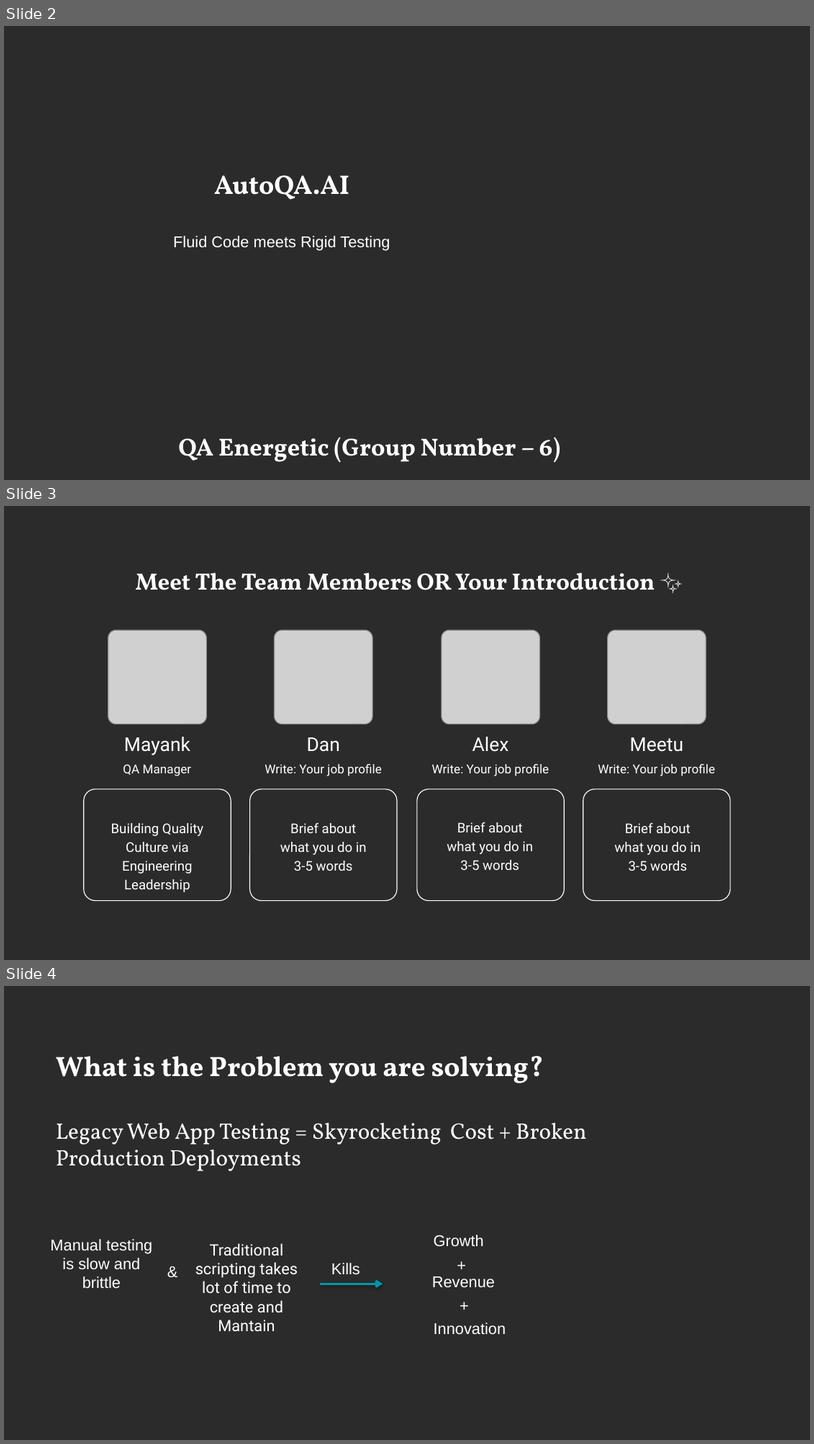
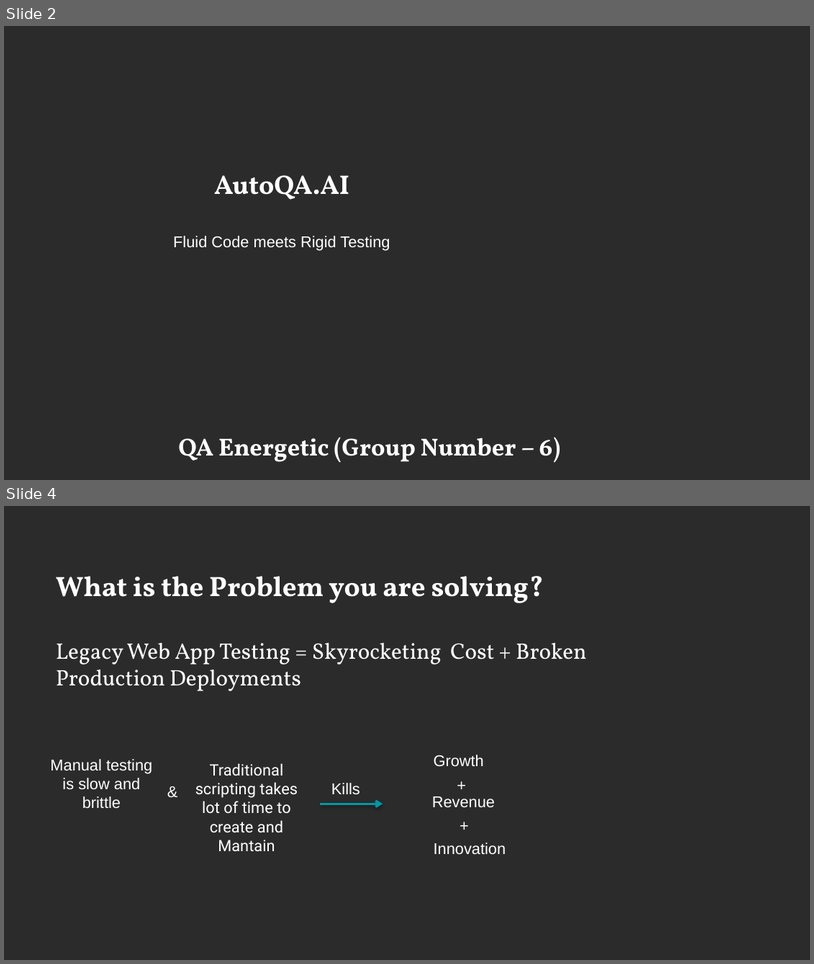
Before and after one commit to MeeruChandra/OutSkillCapstone, a slide deck: QA Energetic-GEF C4 - Pitch Deck Template.pptx. Shown one above the other, each under a label of ours: slides 2, 3 and 4 before the commit, slides 2 and 4 after it; the slides between them are not shown. The pictures are 814x1444 and 814x964 pixels, drawn with LibreOffice and Linux fonts; fonts in the diff are those of the drawing; grey boxes stand for pictures; background and template pictures are left out; a plain dark background stands for a picture behind light text. Boxes give left, top, right and bottom in pixels: in the first picture for what was removed or moved away, otherwise in the second. Text is boxed around its words. In the diff, an @@ line names an element or a change of style, - is before the commit and + after.

```diff
--- a/QA Energetic-GEF C4 - Pitch Deck Template.pptx
+++ b/QA Energetic-GEF C4 - Pitch Deck Template.pptx
@@ slide 3 removed at [4,506,810,960], background picture (left out) @@
@@ text removed at [136,572,656,590] @@
-Meet The Team Members OR Your Introduction ✨
@@ picture removed at [108,630,206,723] @@
@@ picture removed at [274,630,373,723] @@
@@ picture removed at [442,630,540,723] @@
@@ picture removed at [608,630,707,723] @@
@@ text removed at [124,736,190,755] @@
-Mayank
@@ text removed at [307,737,340,752] @@
-Dan
@@ text removed at [473,736,509,752] @@
-Alex
@@ text removed at [630,737,684,752] @@
-Meetu
@@ text removed at [123,764,192,776] @@
-QA Manager
@@ text removed at [265,764,382,776] @@
-Write: Your job profile
@@ text removed at [432,764,549,776] @@
-Write: Your job profile
@@ text removed at [598,764,715,776] @@
-Write: Your job profile
@@ rounded rectangle removed at [84,789,232,901] @@
@@ rounded rectangle removed at [250,789,398,901] @@
@@ rounded rectangle removed at [417,789,564,901] @@
@@ rounded rectangle removed at [584,789,731,901] @@
@@ text removed at [111,823,203,892] @@
-Building Quality Culture via Engineering Leadership
@@ text removed at [280,823,367,870] @@
-Brief about what you do in 3-5 words
@@ text removed at [447,822,533,870] @@
-Brief about what you do in 3-5 words
@@ text removed at [615,823,701,870] @@
-Brief about what you do in 3-5 words
```
Also in this commit, not shown: 1 slide added.
